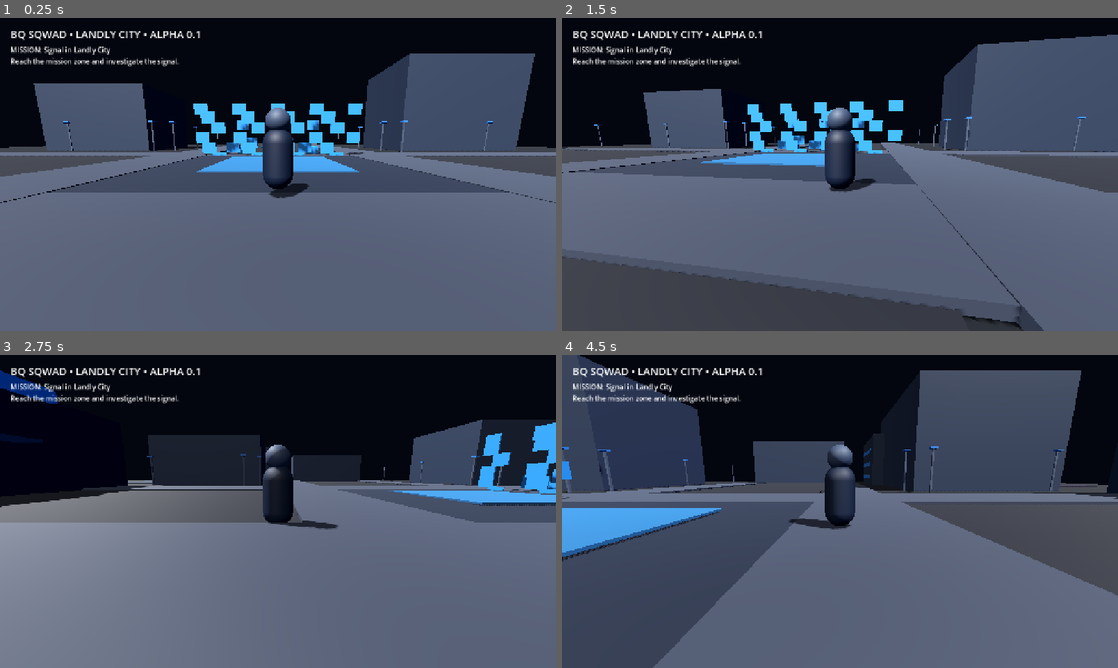
Above: before the commit, frames 1-4 (two rows, left to right).
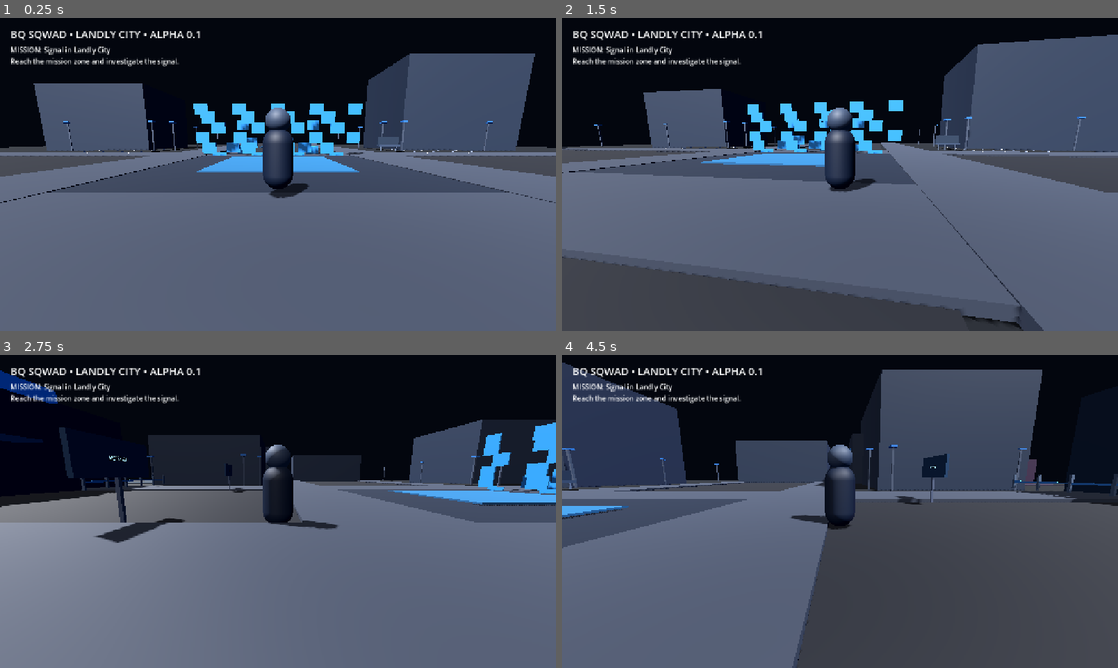
Above: after the commit, the same moments.

Repository: Bqsqwadtechnologies/Bq-sqwad-game-
Game: Godot game, scene res://scenes/main.tscn
Two runs of this game, one before a commit and one after it. Both use one fixed random seed, a clock stepped at 60 frames per second and the inputs below.
Inputs:
- Up to frame 1 (0.25 s): no input
- Up to frame 2 (1.5 s): hold D (move_right) 0.53-1.28 s; tap Space (jump) at 0.77 s; hold S (move_back) from 1.28 s (still down)
- Up to frame 3 (2.75 s): tap Space (jump) at 1.52 s; release S (move_back) at 2.03 s; hold D (move_right) from 2.03 s (still down)
- Up to frame 4 (4.5 s): release D (move_right) at 2.78 s; hold W (move_forward) 2.78-3.53 s; tap Space (jump) at 3.02, 3.77 s; hold A (move_left) from 3.53 s (still down)

The runs differ from the first frame. In frame 1, 0.2% of the frame differs, in the area x 15-85%, y 38-44%; in frame 2, 0.3%; in frame 3, 1.0%; in frame 4, 49%, in the area x 0-100%, y 0-100%.

Commit message:
Integrate modular props and mission marker into Landly City

Diff:
--- a/scripts/main.gd
+++ b/scripts/main.gd
@@ -2,6 +2,7 @@
 
 const WORLD_MATERIALS := preload("res://scripts/world_materials.gd")
 const CITY_LANDMARKS := preload("res://scripts/city_landmarks.gd")
+const CITY_PROPS := preload("res://scripts/city_props.gd")
 
 var city: Node3D
 var landmarks: Node3D
@@ -25,6 +26,7 @@
     _add_road(city, Vector3(0, 0.03, 0), Vector3(14, 0.1, 120))
     _add_sidewalks(city)
     _add_street_lights(city)
+    CITY_PROPS.new().build(city)
 
     var building_data := [
         [Vector3(-28, 5, -25), Vector3(16, 10, 14)],
@@ -127,6 +129,7 @@
     _add_box(body, position, Vector3(24, 0.2, 18), Color(0.12, 0.1, 0.16), "Mission Ground")
     _add_box(body, position + Vector3(-9, 2, 0), Vector3(0.5, 4, 12), Color(0.18, 0.12, 0.2), "Mission Barrier")
     _add_box(body, position + Vector3(9, 2, 0), Vector3(0.5, 4, 12), Color(0.18, 0.12, 0.2), "Mission Barrier")
+    _add_box(body, position + Vector3(0, 0.3, 0), Vector3(3.0, 0.12, 3.0), Color(0.1, 0.55, 0.8), "SignalMarker")
 
 func _add_spawn_marker(parent: Node3D, position: Vector3) -> void:
     var body := StaticBody3D.new()
